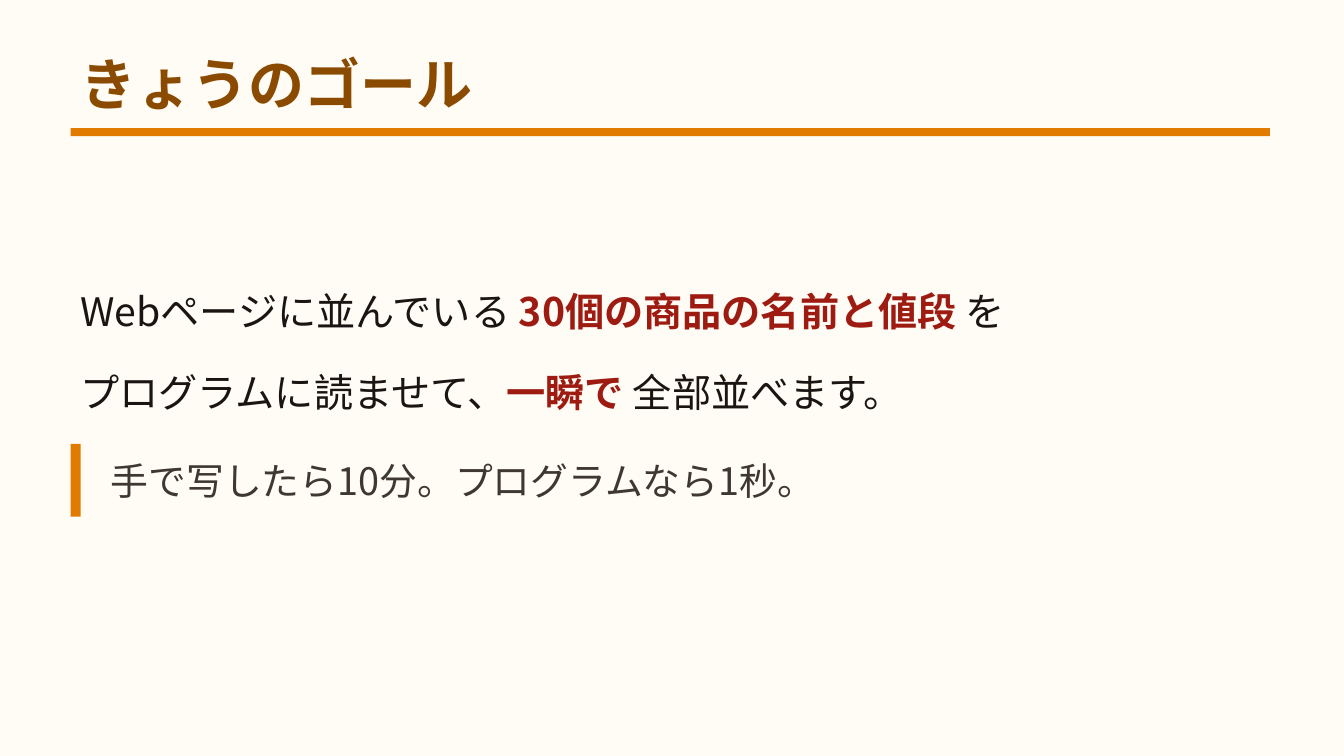
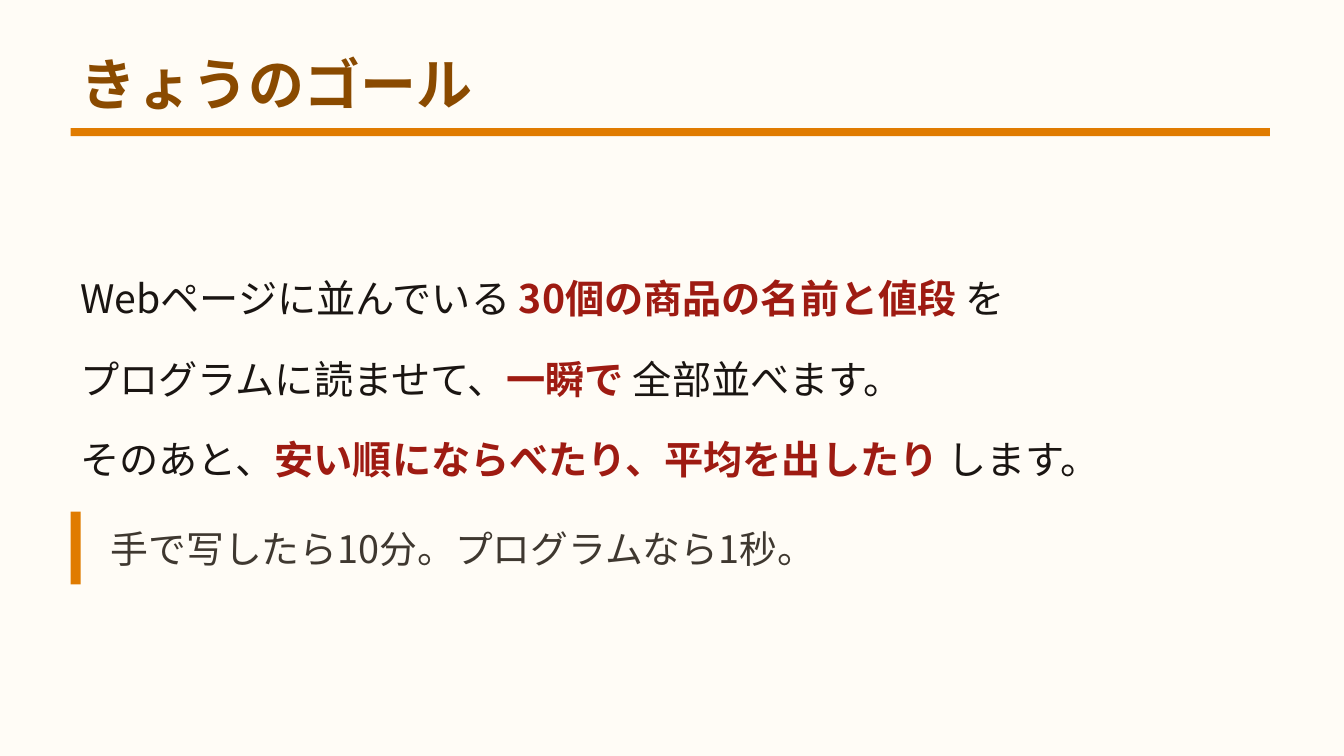
Before and after one commit to yuracode/isshop, a slide deck: slide 2 of docs/slides.pptx. Drawn at 1344x756 pixels with LibreOffice and Linux fonts; fonts in the diff are those of the drawing. Boxes give left, top, right and bottom in pixels: in the first picture for what was removed or moved away, otherwise in the second. Text is boxed around its words. In the diff, an @@ line names an element or a change of style, - is before the commit and + after.

```diff
--- a/docs/slides.pptx
+++ b/docs/slides.pptx
@@ text "Webページに並んでいる 30個の商品の名前と値段 を": place and size @@
-text "Webページに並んでいる 30個の商品の名前と値段 を" at [80,292,1004,330]
+text "Webページに並んでいる 30個の商品の名前と値段 を" at [80,279,1004,317]
@@ text "プログラムに読ませて、一瞬で 全部並べます。": place and size @@
-text "プログラムに読ませて、一瞬で 全部並べます。" at [80,373,903,411]
+text "プログラムに読ませて、一瞬で 全部並べます。" at [80,360,903,398]
@@ text added at [80,440,1100,478], 28 pt, text #9E1B12, bold @@
+そのあと、安い順にならべたり、平均を出したり します。
@@ rectangle: place and size @@
-rectangle at [71,444,81,516]
+rectangle at [71,512,81,585]
@@ text "手で写したら10分。プログラムなら1秒。": place and size @@
-text "手で写したら10分。プログラムなら1秒。" at [111,463,815,498]
+text "手で写したら10分。プログラムなら1秒。" at [111,531,815,566]
```
Also in this commit, not shown: 5 other slides changed, 11 slides added, 15 other files.
